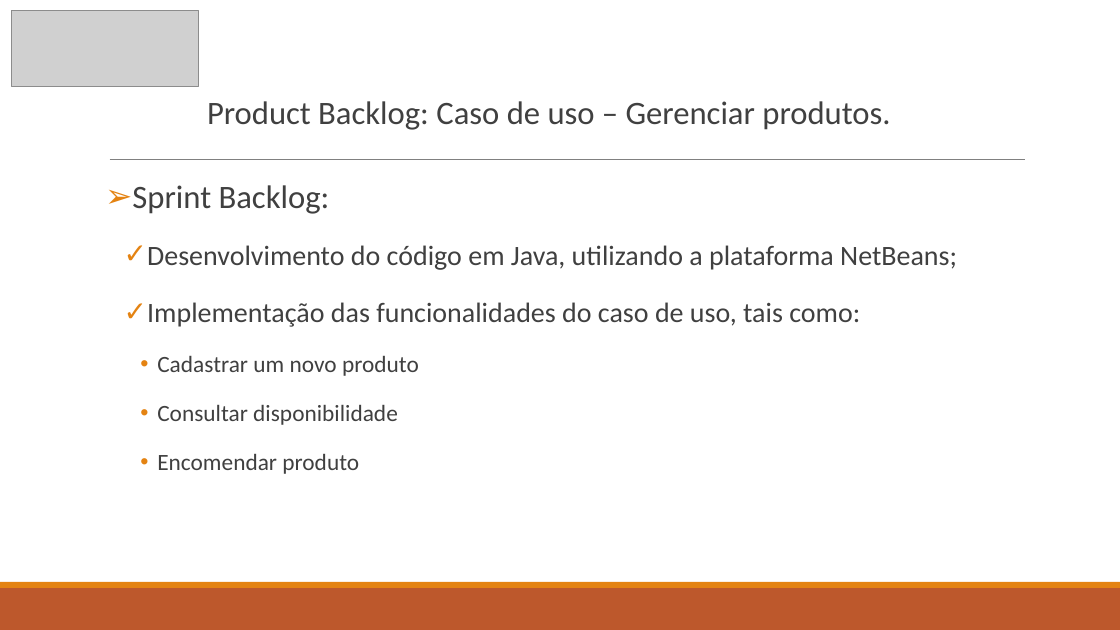
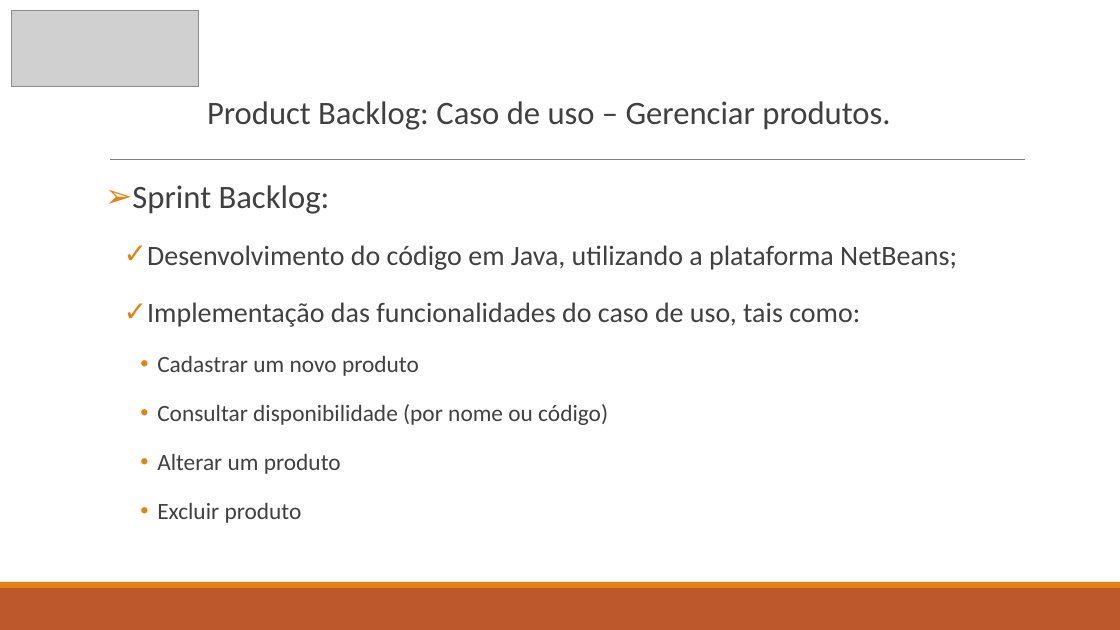
Before and after one commit to Software-gerenciamento/Slides, a slide deck: slide 6 of Apresentação - Sprint 2.pptx. Drawn at 1120x630 pixels with LibreOffice and Linux fonts; fonts in the diff are those of the drawing; grey boxes stand for pictures. Boxes give left, top, right and bottom in pixels: in the first picture for what was removed or moved away, otherwise in the second. Text is boxed around its words. In the diff, an @@ line names an element or a change of style, - is before the commit and + after.

```diff
--- a/Apresentação - Sprint 2.pptx
+++ b/Apresentação - Sprint 2.pptx
@@ text at (x1=157, y1=404, x2=608, y2=523): text changed @@
-    • Consultar disponibilidade
-    • Encomendar produto
+    • Consultar disponibilidade (por nome ou código)
+    • Alterar um produto
+    • Excluir produto
```
